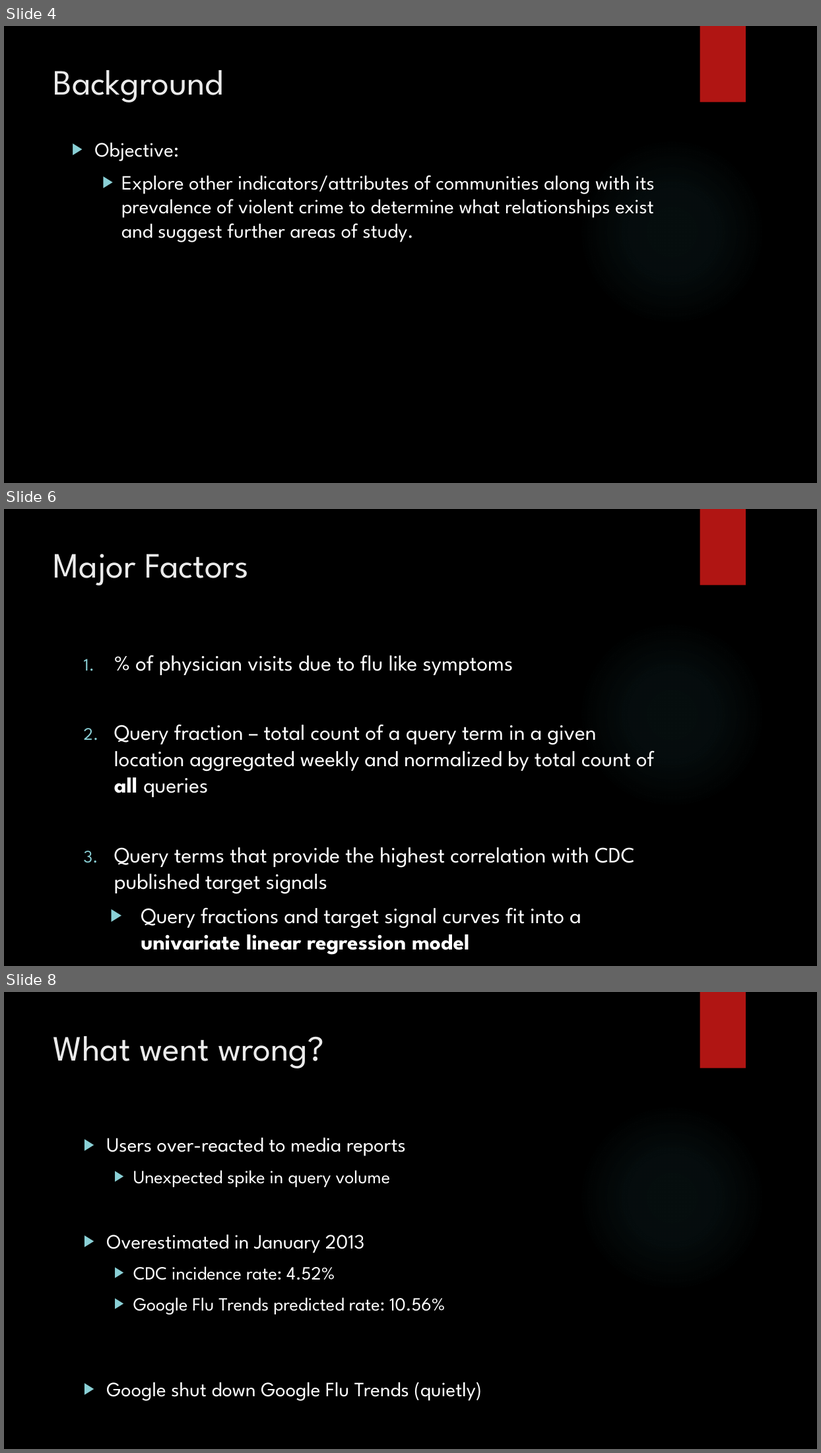
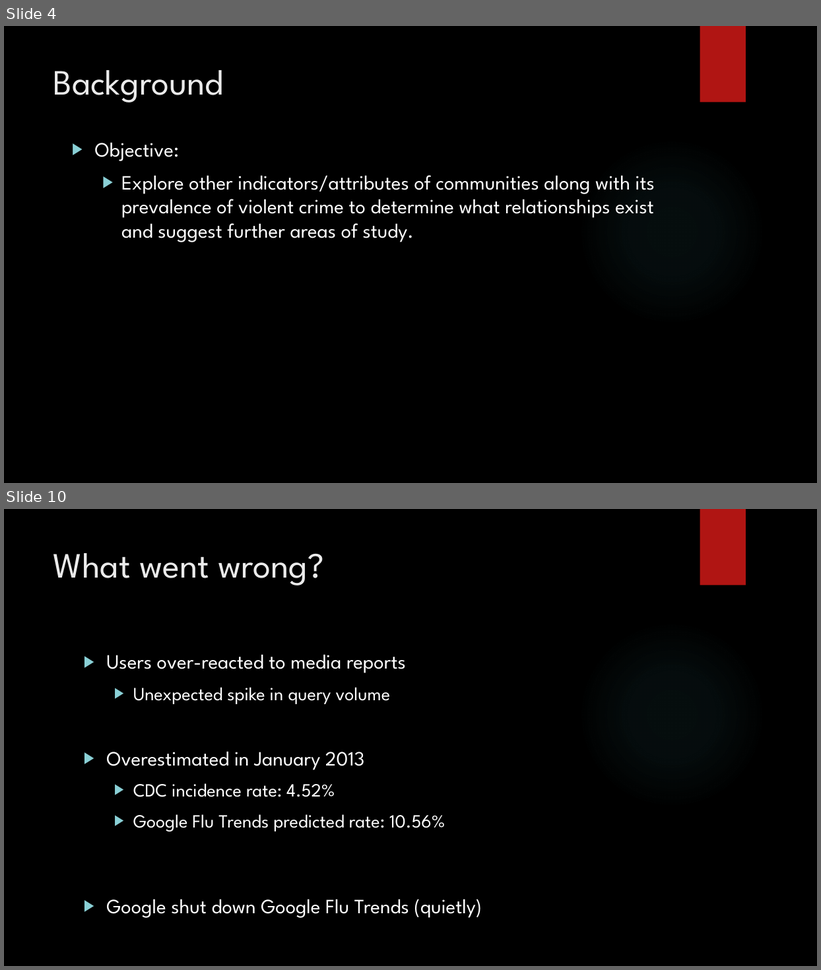
Before and after one commit to Polo08816/DataMining, a slide deck: GroupProject/GroupProject.pptx. Shown one above the other, each under a label of ours: slides 4, 6 and 8 before the commit, slides 4 and 10 after it; the slides between them are not shown. The pictures are 821x1453 and 821x970 pixels, drawn with LibreOffice and Linux fonts; fonts in the diff are those of the drawing; background and template pictures are left out. Boxes give left, top, right and bottom in pixels: in the first picture for what was removed or moved away, otherwise in the second. Text is boxed around its words. In the diff, an @@ line names an element or a change of style, - is before the commit and + after.

Commit message:
Slides for now.

```diff
--- a/GroupProject/GroupProject.pptx
+++ b/GroupProject/GroupProject.pptx
@@ slide 6 removed at [4,509,817,966], background picture (left out); not listed: 2 template elements that a slide beside it also shows @@
@@ title removed at [54,554,249,586] @@
-Major Factors
@@ text removed at [114,655,654,929] @@
-1. % of physician visits due to flu like symptoms
-2. Query fraction – total count of a query term in a given location aggregated weekly and normalized by total count of all queries
-3. Query terms that provide the highest correlation with CDC published target signals
-  ▶ Query fractions and target signal curves fit into a univariate linear regression model
@@ what was slide 8 is now slide 10 @@
```
Also in this commit, not shown: 5 slides added, 2 other slides removed.
